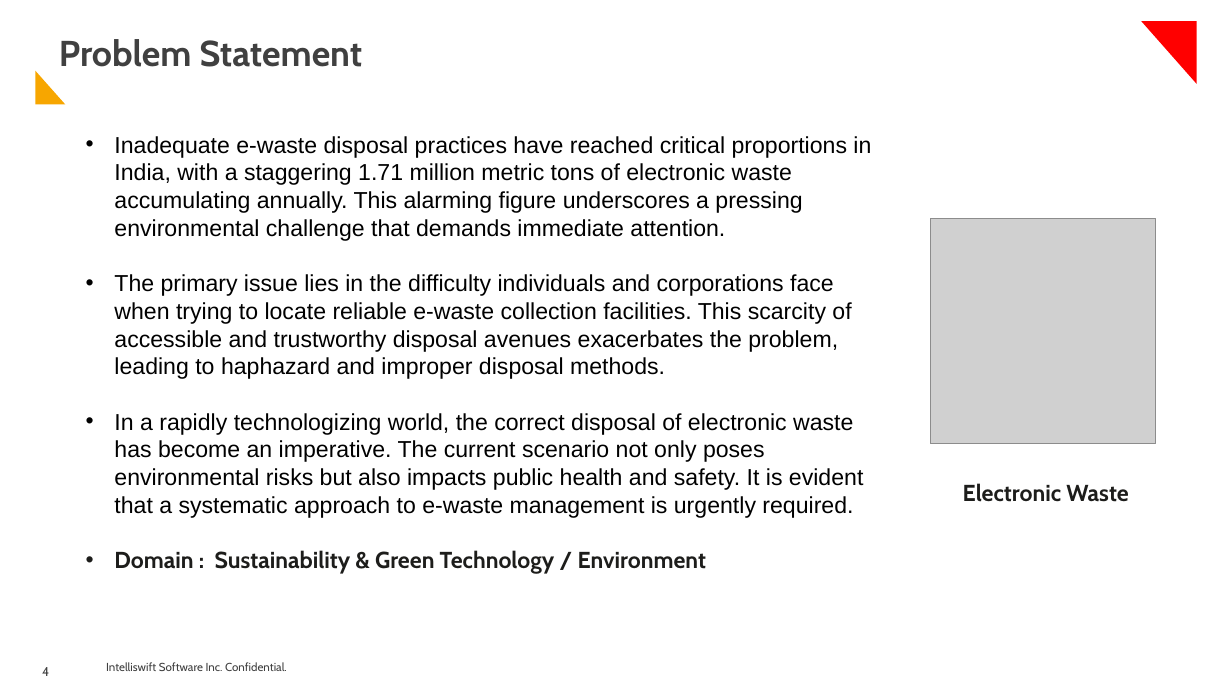
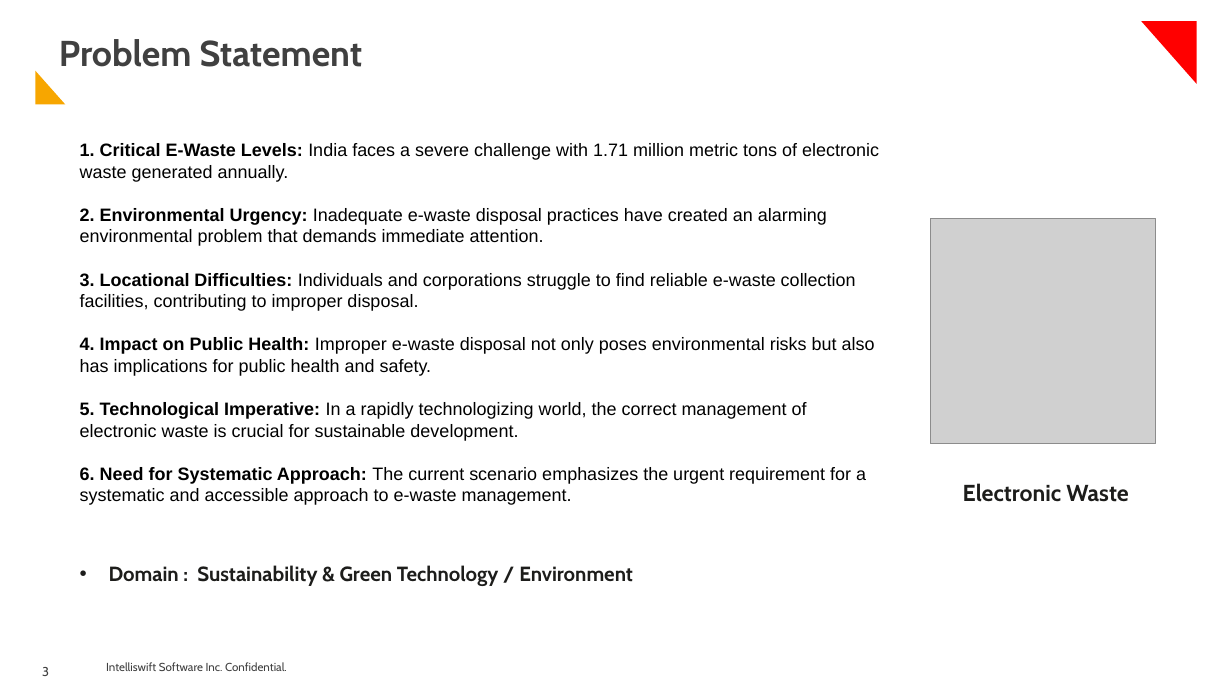
Before and after one commit to shuence/ELocate, a slide deck: slide 3 of I-nnovate_Hackathon Spam Byte Submission.pptx (slide 4 before the commit). Drawn at 1232x693 pixels with LibreOffice and Linux fonts; fonts in the diff are those of the drawing; grey boxes stand for pictures; background and template pictures are left out. Boxes give left, top, right and bottom in pixels: in the first picture for what was removed or moved away, otherwise in the second. Text is boxed around its words. In the diff, an @@ line names an element or a change of style, - is before the commit and + after.

```diff
--- a/I-nnovate_Hackathon Spam Byte Submission.pptx
+++ b/I-nnovate_Hackathon Spam Byte Submission.pptx
@@ text "1. Critical E-Waste Levels: India ...": place and size @@
-text "1. Critical E-Waste Levels: India ..." at (114, 136, 871, 574)
+text "1. Critical E-Waste Levels: India ..." at (80, 143, 879, 586)
@@ text at (80, 143, 879, 505): text changed; size 18 to 14 pt @@
-• Inadequate e-waste disposal practices have reached critical proportions in India, with a staggering 1.71 million metric tons of electronic waste accumulating annually. This alarming figure underscores a pressing environmental challenge that demands immediate attention.
-• The primary issue lies in the difficulty individuals and corporations face when trying to locate reliable e-waste collection facilities. This scarcity of accessible and trustworthy disposal avenues exacerbates the problem, leading to haphazard and improper disposal methods.
-• In a rapidly technologizing world, the correct disposal of electronic waste has become an imperative. The current scenario not only poses environmental risks but also impacts public health and safety. It is evident that a systematic approach to e-waste management is urgently required.
+1. Critical E-Waste Levels: India faces a severe challenge with 1.71 million metric tons of electronic waste generated annually.
+2. Environmental Urgency: Inadequate e-waste disposal practices have created an alarming environmental problem that demands immediate attention.
+3. Locational Difficulties: Individuals and corporations struggle to find reliable e-waste collection facilities, contributing to improper disposal.
+4. Impact on Public Health: Improper e-waste disposal not only poses environmental risks but also has implications for public health and safety.
+5. Technological Imperative: In a rapidly technologizing world, the correct management of electronic waste is crucial for sustainable development.
+6. Need for Systematic Approach: The current scenario emphasizes the urgent requirement for a systematic and accessible approach to e-waste management.
@@ text at (109, 565, 633, 586): size 18 to 16 pt in "Domain : Sustainability & Green Technology / ..." @@
@@ page number at (42, 667, 49, 676): text changed @@
-4
+3
```
Also in this commit, not shown: 6 other slides changed, 2 slides removed.
